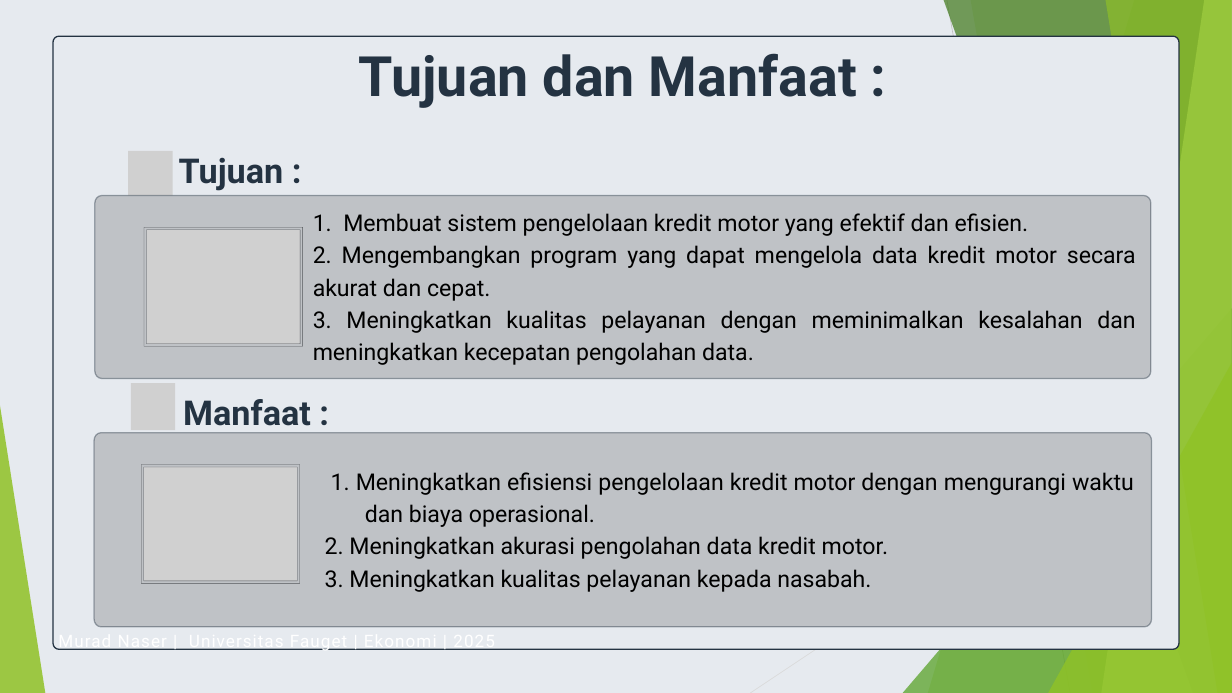
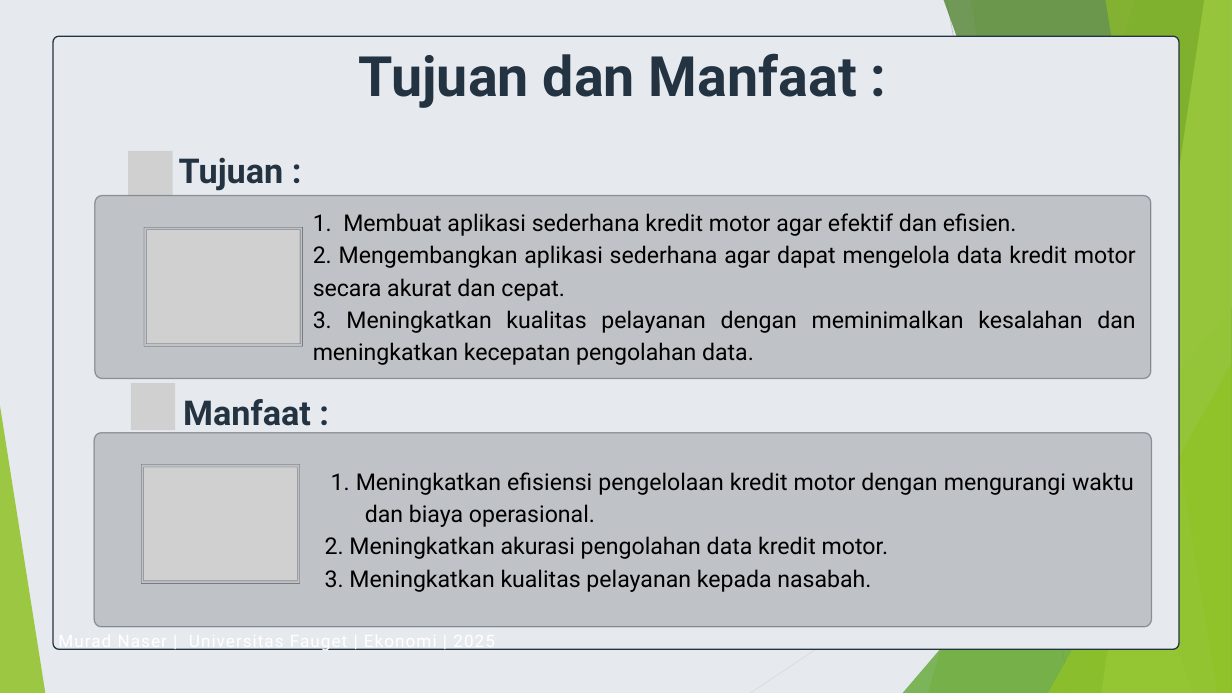
Before and after one commit to ripqi234/Project-java-kredit-motor, a slide deck: slide 3 of Projek akhir algoritma- _ 24.240.0040 _ MOH RIFQI MIFFTAKHULKHOIR.pptx. Drawn at 1232x693 pixels with LibreOffice and Linux fonts; fonts in the diff are those of the drawing; grey boxes stand for pictures. Boxes give left, top, right and bottom in pixels: in the first picture for what was removed or moved away, otherwise in the second. Text is boxed around its words. In the diff, an @@ line names an element or a change of style, - is before the commit and + after.

```diff
--- a/Projek akhir algoritma- _ 24.240.0040 _ MOH RIFQI MIFFTAKHULKHOIR.pptx
+++ b/Projek akhir algoritma- _ 24.240.0040 _ MOH RIFQI MIFFTAKHULKHOIR.pptx
@@ text at bbox=[313, 213, 1136, 301]: text changed @@
-1. Membuat sistem pengelolaan kredit motor yang efektif dan efisien.
-2. Mengembangkan program yang dapat mengelola data kredit motor secara akurat dan cepat.
+1. Membuat aplikasi sederhana kredit motor agar efektif dan efisien.
+2. Mengembangkan aplikasi sederhana agar dapat mengelola data kredit motor secara akurat dan cepat.
```
Also in this commit, not shown: 4 other slides changed, 1 slide added, 1 slide removed, 16 other files.
